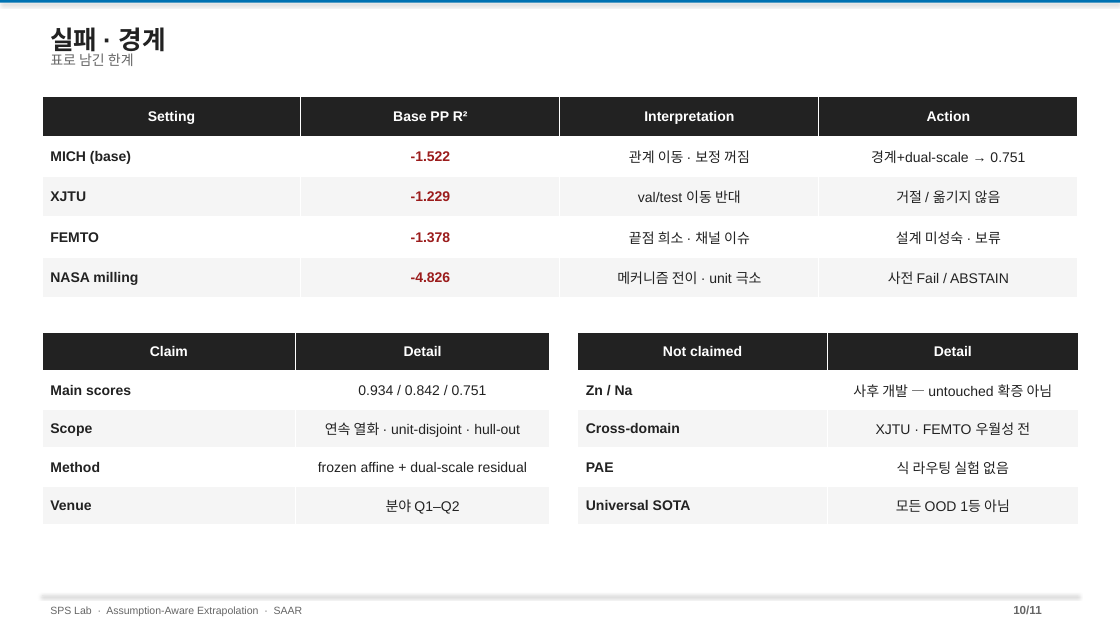
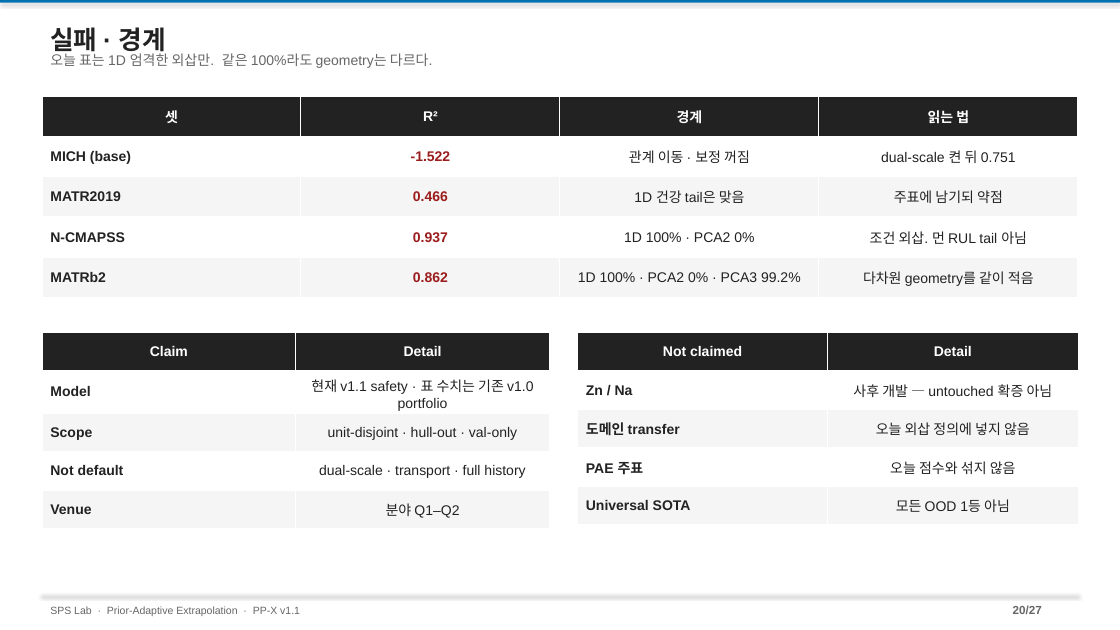
Before and after one commit to amumujs-create/pp_pae_total, a slide deck: slide 20 of output/PP_Research_Detailed_v2.pptx (slide 10 before the commit). Drawn at 1120x630 pixels with LibreOffice and Linux fonts; fonts in the diff are those of the drawing. Boxes give left, top, right and bottom in pixels: in the first picture for what was removed or moved away, otherwise in the second. Text is boxed around its words. In the diff, an @@ line names an element or a change of style, - is before the commit and + after.

```diff
--- a/output/PP_Research_Detailed_v2.pptx
+++ b/output/PP_Research_Detailed_v2.pptx
@@ text at [50, 51, 433, 68]: text changed @@
-표로 남긴 한계
+오늘 표는 1D 엄격한 외삽만. 같은 100%라도 geometry는 다르다.
@@ table at [42, 97, 1077, 298] @@
-row 1: Setting | Base PP R² | Interpretation | Action
+row 1: 셋 | R² | 경계 | 읽는 법
-row 2, column 4: 경계+dual-scale → 0.751
+row 2, column 4: dual-scale 켠 뒤 0.751
-row 3: XJTU | -1.229 | val/test 이동 반대 | 거절 / 옮기지 않음
+row 3: MATR2019 | 0.466 | 1D 건강 tail은 맞음 | 주표에 남기되 약점
-row 4: FEMTO | -1.378 | 끝점 희소 · 채널 이슈 | 설계 미성숙 · 보류
+row 4: N-CMAPSS | 0.937 | 1D 100% · PCA2 0% | 조건 외삽. 먼 RUL tail 아님
-row 5: NASA milling | -4.826 | 메커니즘 전이 · unit 극소 | 사전 Fail / ABSTAIN
+row 5: MATRb2 | 0.862 | 1D 100% · PCA2 0% · PCA3 99.2% | 다차원 geometry를 같이 적음
@@ table at [42, 333, 549, 525] @@
-row 2, column 1: Main scores
+row 2, column 1: Model
-row 2, column 2: 0.934 / 0.842 / 0.751
+row 2, column 2: 현재 v1.1 safety · 표 수치는 기존 v1.0 portfolio
-row 3, column 2: 연속 열화 · unit-disjoint · hull-out
+row 3, column 2: unit-disjoint · hull-out · val-only
-row 4, column 1: Method
+row 4, column 1: Not default
-row 4, column 2: frozen affine + dual-scale residual
+row 4, column 2: dual-scale · transport · full history
@@ table at [578, 333, 1079, 525] @@
-row 3, column 1: Cross-domain
+row 3, column 1: 도메인 transfer
-row 3, column 2: XJTU · FEMTO 우월성 전
+row 3, column 2: 오늘 외삽 정의에 넣지 않음
-row 4, column 1: PAE
+row 4, column 1: PAE 주표
-row 4, column 2: 식 라우팅 실험 없음
+row 4, column 2: 오늘 점수와 섞지 않음
@@ text at [50, 606, 300, 616]: text changed @@
-SPS Lab · Assumption-Aware Extrapolation · SAAR
+SPS Lab · Prior-Adaptive Extrapolation · PP-X v1.1
@@ text at [1013, 605, 1042, 614]: text changed @@
-10/11
+20/27
```
Also in this commit, not shown: 26 slides added, 10 slides removed, 40 other files.
